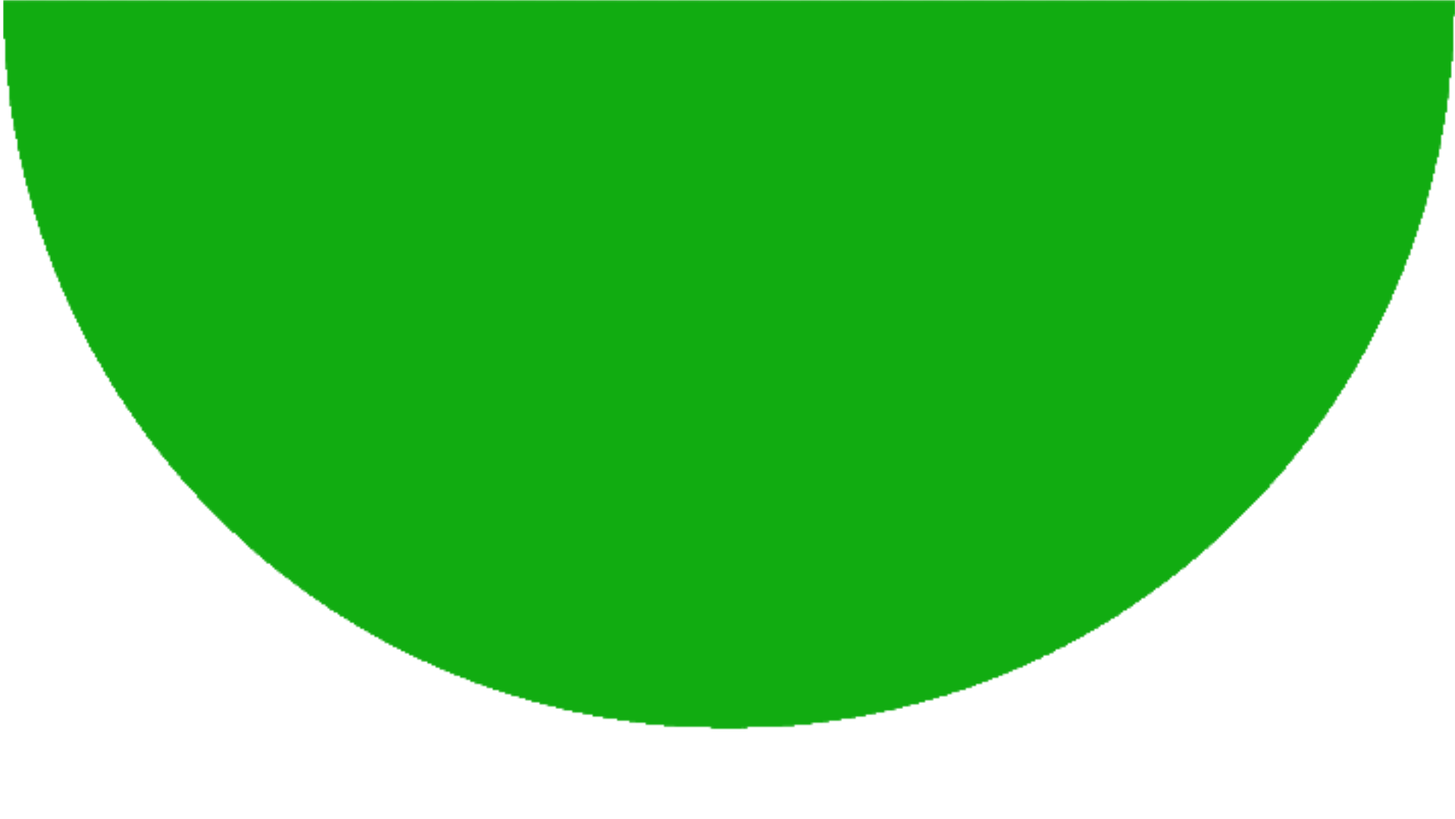
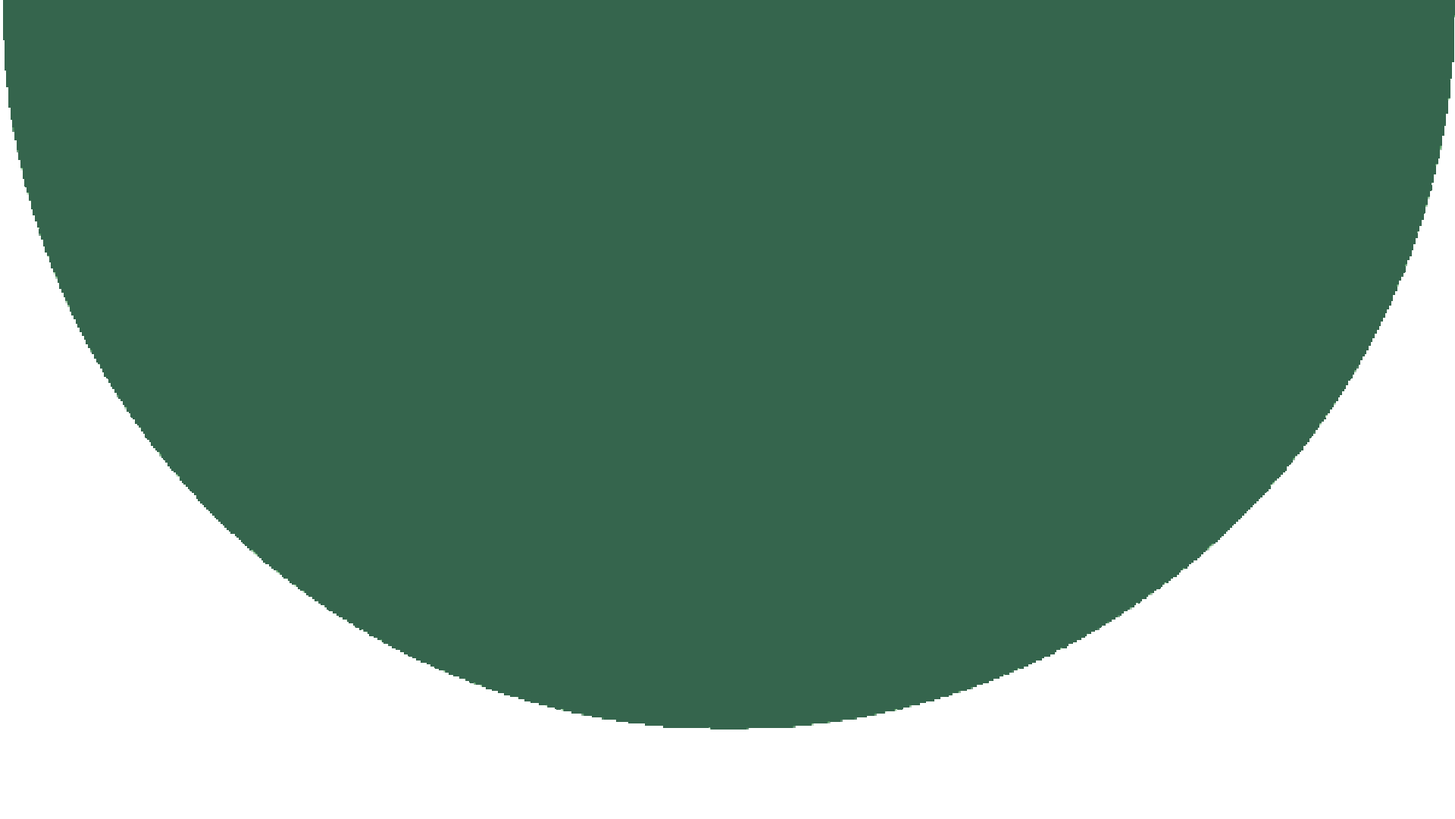
Before/after of a 1455×819 layered artwork. What changed in the layer stack:
painted on "Table" over [3, 0, 1455, 730]
